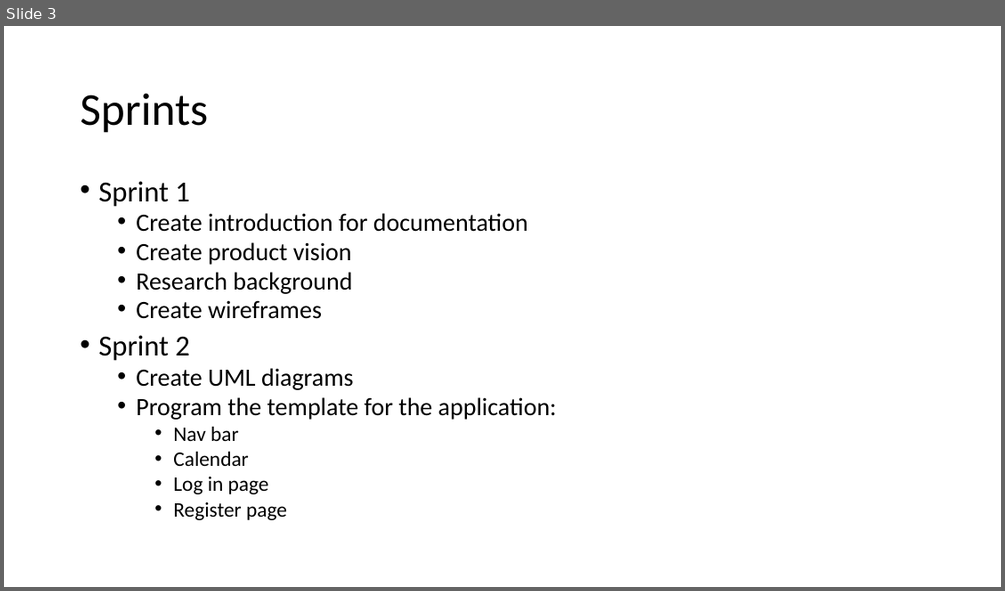
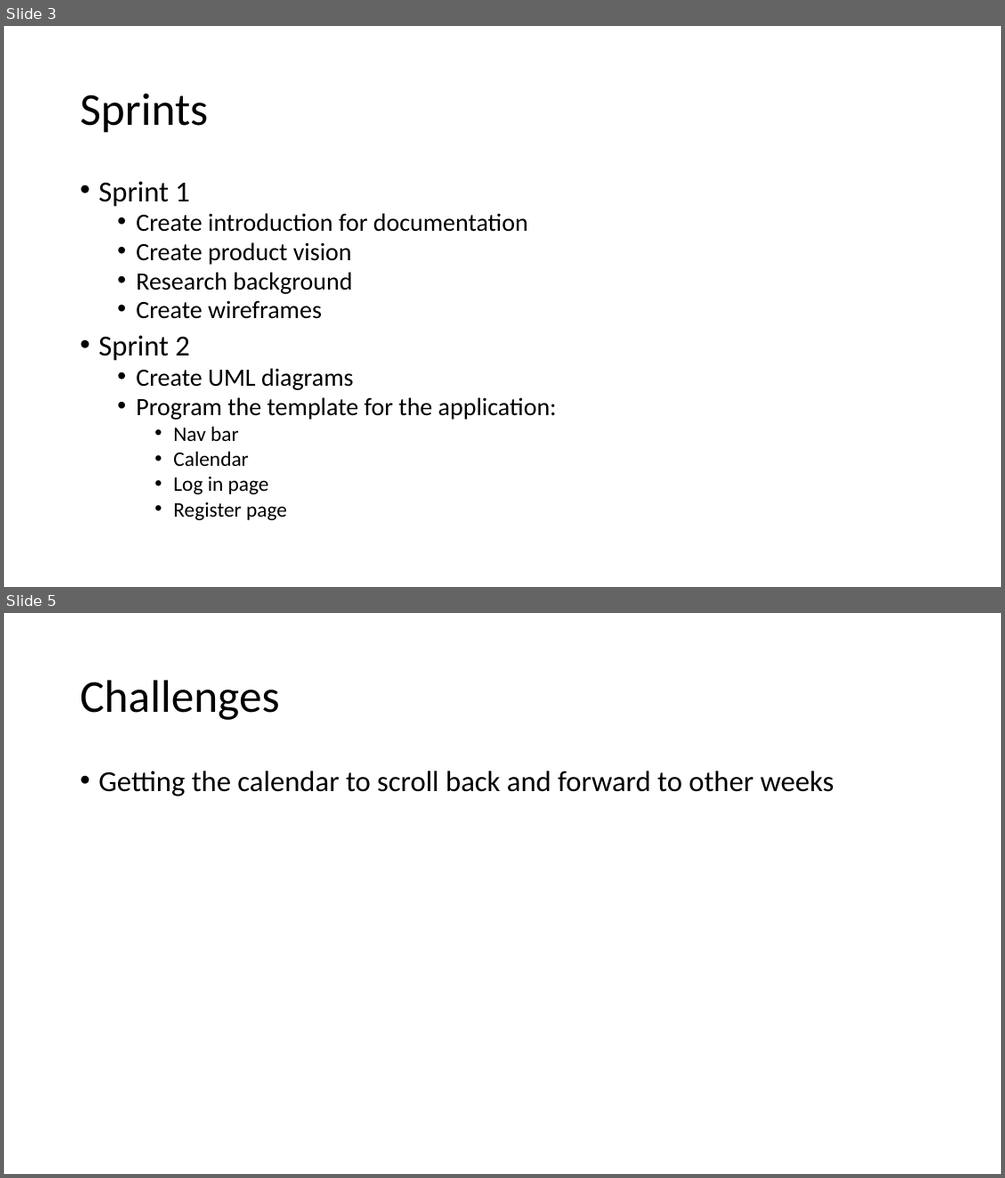
Before and after one commit to LukaWG/COMP1004, a slide deck: Interim Video.pptx. Shown one above the other, each under a label of ours: slide 3 before the commit, slides 3 and 5 after it; the slides between them are not shown. The pictures are 1005x591 and 1005x1178 pixels, drawn with LibreOffice and Linux fonts; fonts in the diff are those of the drawing. Boxes give left, top, right and bottom in pixels: in the first picture for what was removed or moved away, otherwise in the second. Text is boxed around its words. In the diff, an @@ line names an element or a change of style, - is before the commit and + after.

```diff
--- a/Interim Video.pptx
+++ b/Interim Video.pptx
@@ slide 5 added at (4, 613, 1001, 1174), background #FFFFFF @@
@@ title added at (80, 680, 279, 720), 44 pt, text #000000 @@
+Challenges
@@ text added at (98, 771, 834, 796), 28 pt, text #000000 @@
+• Getting the calendar to scroll back and forward to other weeks
```
Also in this commit, not shown: 1 slide changed, 1 other slide added, 1 slide removed, 2 other files.
